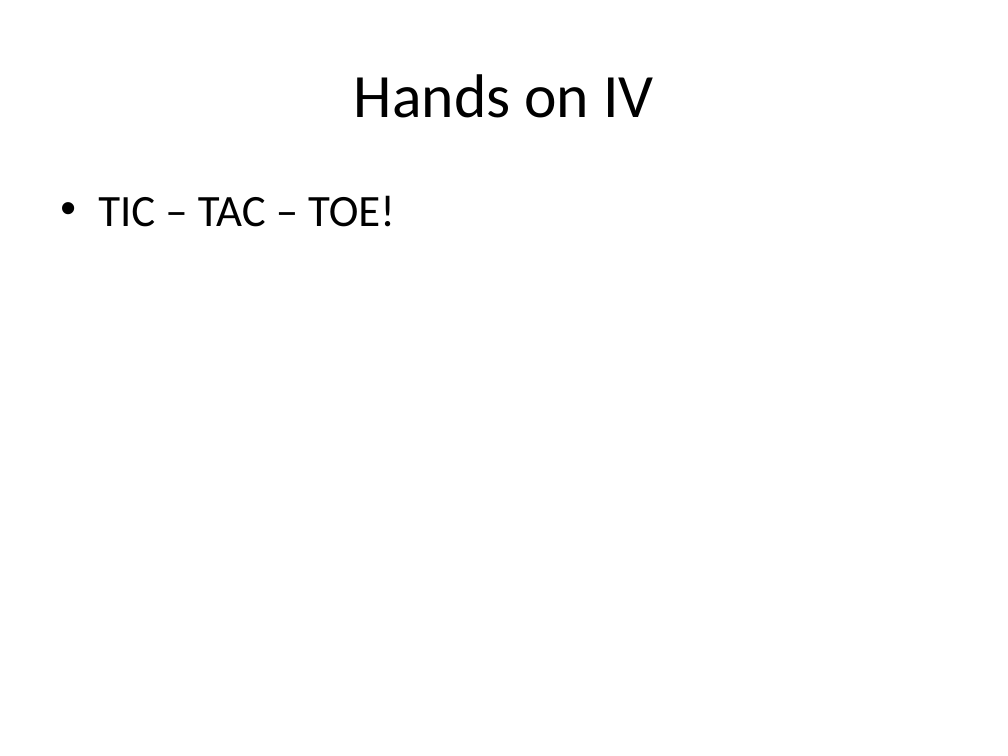
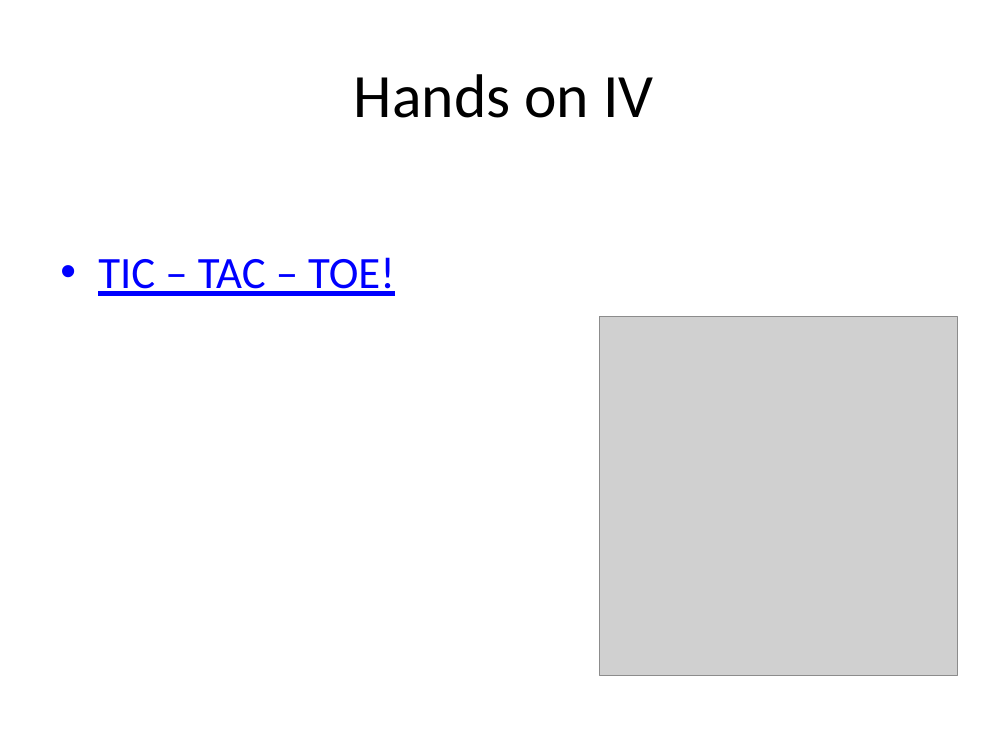
Before and after one commit to doothings/Arduino-101, a slide deck: slide 15 of Presentation.pptx. Drawn at 1008x756 pixels with LibreOffice and Linux fonts; fonts in the diff are those of the drawing; grey boxes stand for pictures. Boxes give left, top, right and bottom in pixels: in the first picture for what was removed or moved away, otherwise in the second. Text is boxed around its words. In the diff, an @@ line names an element or a change of style, - is before the commit and + after.

```diff
--- a/Presentation.pptx
+++ b/Presentation.pptx
@@ text "TIC – TAC – TOE!" at (98, 257, 395, 296): text colour #000000 to #0000FF, underline on @@
@@ picture added at (599, 317, 958, 675) @@
```
Also in this commit, not shown: 5 other slides changed, 2 slides added, 1 slide removed, 1 other file.
